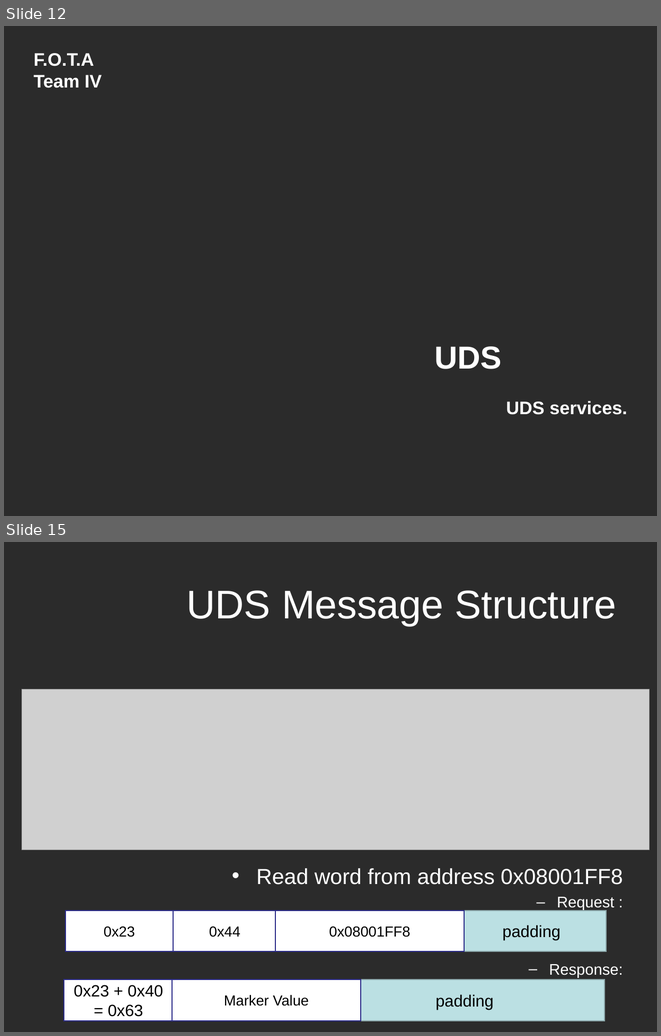
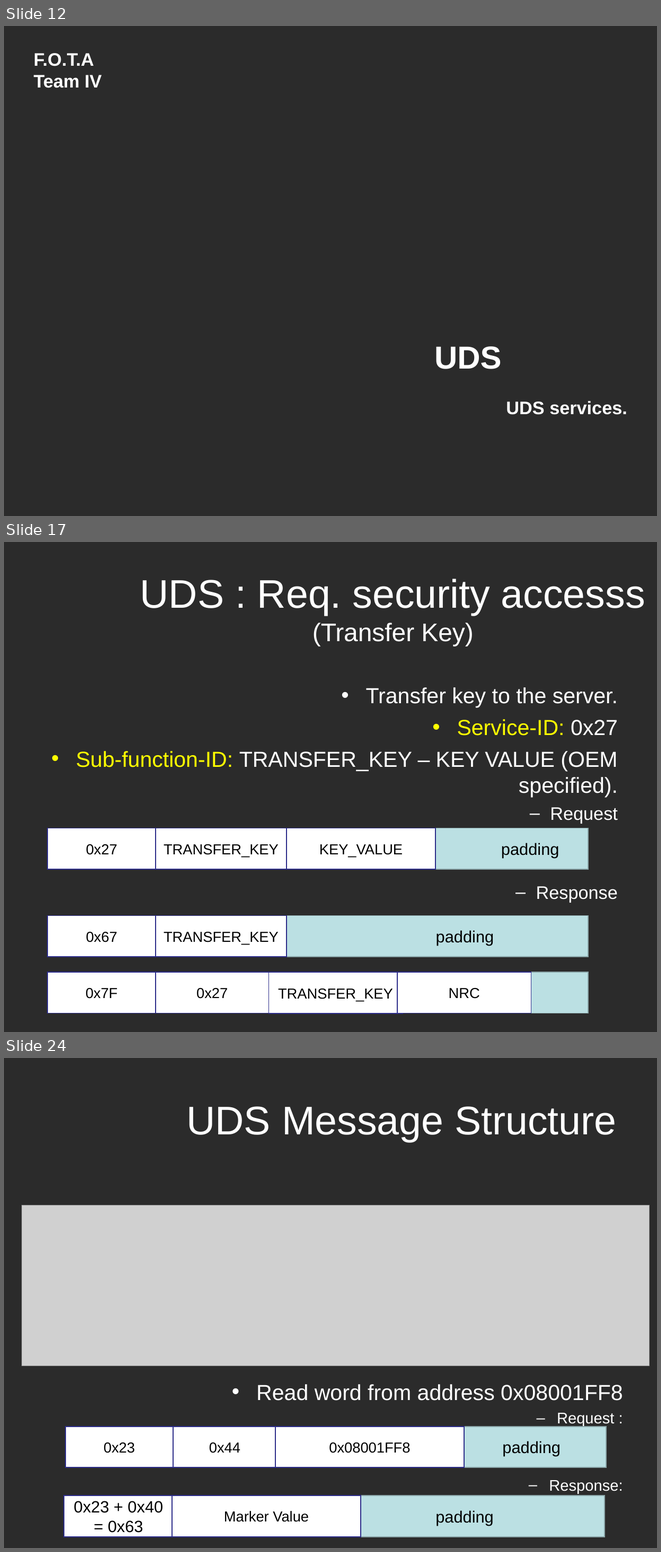
Before and after one commit to Marcelle-Samir/Firmware_Over_The_Air, a slide deck: project Documentation/Second week/Search-UDS.ppt. Shown one above the other, each under a label of ours: slides 12 and 15 before the commit, slides 12, 17 and 24 after it; the slides between them are not shown. The pictures are 661x1036 and 661x1552 pixels, drawn with LibreOffice and Linux fonts; fonts in the diff are those of the drawing; grey boxes stand for pictures; background and template pictures are left out; a plain dark background stands for a picture behind light text. Boxes give left, top, right and bottom in pixels: in the first picture for what was removed or moved away, otherwise in the second. Text is boxed around its words. In the diff, an @@ line names an element or a change of style, - is before the commit and + after.

```diff
--- a/project Documentation/Second week/Search-UDS.ppt
+++ b/project Documentation/Second week/Search-UDS.ppt
@@ slide 17 added at box(4, 542, 657, 1032), background picture (left out) @@
@@ title added at box(140, 579, 645, 646), 44 pt, text #FFFFFF @@
+UDS : Req. security accesss
+(Transfer Key)
@@ text added at box(76, 687, 618, 902), 24 pt, text #FFFFFF @@
+• Transfer key to the server.
+• Service-ID: 0x27
+• Sub-function-ID: TRANSFER_KEY – KEY VALUE (OEM specified).
+  – Request
+  – Response
@@ group added at box(48, 828, 589, 869): 4 rectangles @@
+  padding
+0x27
+TRANSFER_KEY
+KEY_VALUE
@@ rectangle added at box(48, 916, 589, 956), fill #BBE0E3, outline #89A4A7 0.99 pt, 18 pt, text #000000 @@
+  padding
@@ rectangle added at box(48, 916, 156, 956), fill #FFFFFF, outline #2D2D8A 0.99 pt, 16 pt, text #000000 @@
+0x67
@@ rectangle added at box(156, 916, 286, 956), fill #FFFFFF, outline #2D2D8A 0.99 pt, 16 pt, text #000000 @@
+TRANSFER_KEY
@@ group added at box(48, 972, 589, 1014): 5 rectangles @@
+0x7F
+0x27
+TRANSFER_KEY
+NRC
@@ what was slide 15 is now slide 24 @@
```
Also in this commit, not shown: 4 slides changed, 8 other slides added, 1 other file.
